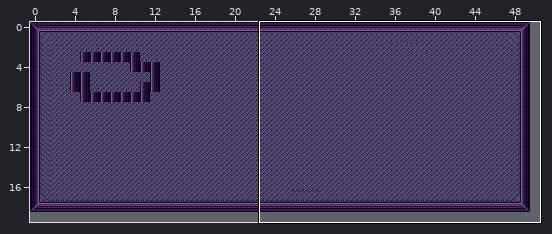
An edit to a level. Tiled map (JSON), data/tiled/maps/test_map_1.json. Above: a wide view before the commit, with the close-up outlined.
Close-up. As it was:
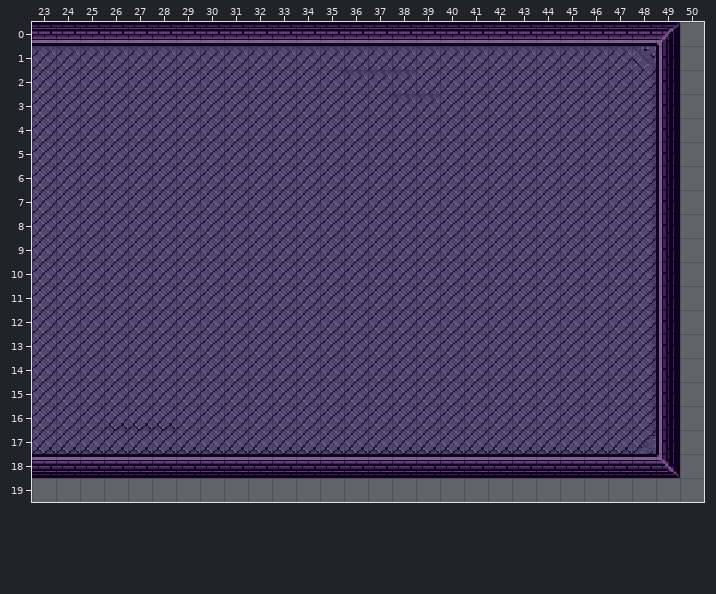
Cells are 16x16 px. Shown: x 23..50, y 0..19. The commit also changed other parts of the map, which this record leaves out.
After the commit:
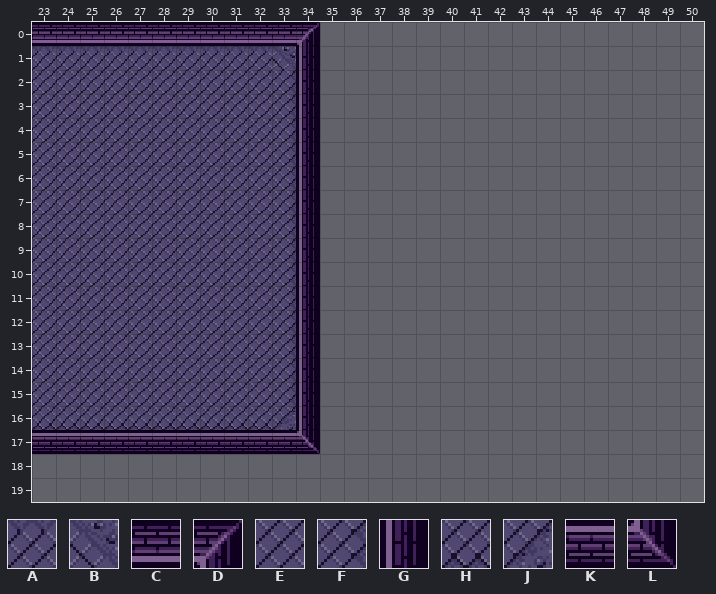
Key: from "proto_dungeon": A 1, B 2, C 6, D 7, E 9, F 10, G 15, H 17, J 18, K 22, L 23.
_ is an empty cell.
Changes in this commit:
{"where": "layer \"Tile Layer 1\""}
{"y":0,"x":34,"old":"CCCCCCCCCCCCCCCD","new":"D_______________"}
{"y":1,"x":33,"old":"AAAAAAAAAAAAAAABG","new":"BG_______________"}
{"y":2,"x":33,"old":"EEEAAAEEEEEEEEEFG","new":"FG_______________"}
{"y":3,"x":33,"old":"EEEEEAAEEEEEEEEFG","new":"FG_______________"}
{"y":4,"x":33,"old":"EEEEEEEEEEEEEEEFG","new":"FG_______________"}
{"y":5,"x":33,"old":"EEEEEEEEEEEEEEEFG","new":"FG_______________"}
{"y":6,"x":33,"old":"EEEEEEEEEEEEEEEFG","new":"FG_______________"}
{"y":7,"x":33,"old":"EEEEEEEEEEEEEEEFG","new":"FG_______________"}
{"y":8,"x":33,"old":"EEEEEEEEEEEEEEEFG","new":"FG_______________"}
{"y":9,"x":33,"old":"EEEEEEEEEEEEEEEFG","new":"FG_______________"}
{"y":10,"x":33,"old":"EEEEEEEEEEEEEEEFG","new":"FG_______________"}
{"y":11,"x":33,"old":"EEEEEEEEEEEEEEEFG","new":"FG_______________"}
{"y":12,"x":33,"old":"EEEEEEEEEEEEEEEFG","new":"FG_______________"}
{"y":13,"x":33,"old":"EEEEEEEEEEEEEEEFG","new":"FG_______________"}
{"y":14,"x":33,"old":"EEEEEEEEEEEEEEEFG","new":"FG_______________"}
{"y":15,"x":33,"old":"EEEEEEEEEEEEEEEFG","new":"FG_______________"}
{"y":16,"x":23,"old":"EEE","new":"HHH"}
{"y":16,"x":29,"old":"EEEEEEEEEEEEEEEEEEEFG","new":"HHHHJG_______________"}
{"y":17,"x":23,"old":"HHHHHHHHHHHHHHHHHHHHHHHHHJG","new":"KKKKKKKKKKKL_______________"}
{"y":18,"x":23,"old":"KKKKKKKKKKKKKKKKKKKKKKKKKKL","new":"___________________________"}
{"label":"changed","picture_box":[32,22,680,478]}
